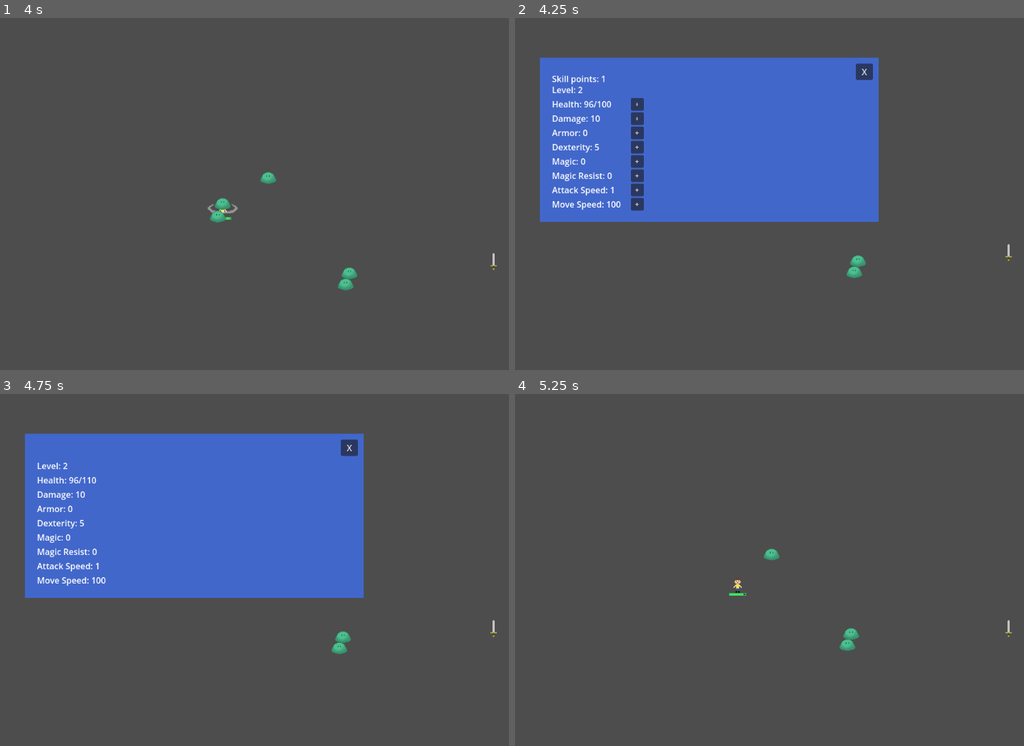
Above: before the commit, frames 1-4 (two rows, left to right).
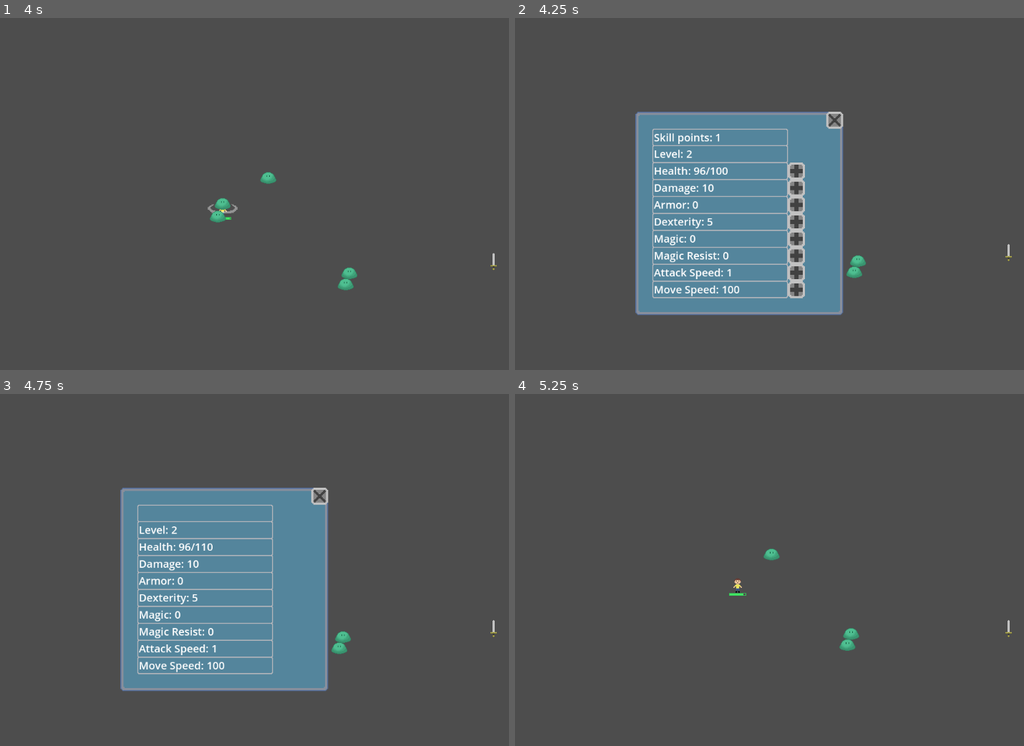
Above: after the commit, the same moments.

Repository: AlbertoAbrego/beta-eterna
Game: Godot game, scene res://Scenes/Main.tscn
Two runs of this game, one before a commit and one after it. Both use one fixed random seed, a clock stepped at 60 frames per second and the inputs below.
Inputs (mouse positions are in pixels of both pictures, inside the frame that each line leads up to; where the layout moved, square brackets give the same spot in the first picture):
- Up to frame 1 (4 s): hold W (up) 0.53-2.03 s; hold A (left) 2.03-3.53 s; hold S (down) from 3.53 s (still down)
- Up to frame 2 (4.25 s): keep holding S (down); tap I (inventory) at 4.15 s
- Up to frame 3 (4.75 s): release S (down) at 4.25 s; click (279, 545) [122, 482] at 4.25 s
- Up to frame 4 (5.25 s): click (835, 496) [866, 446] at 5 s

Frame 1 is identical in both runs. In frame 2, 42% of the frame differs, in the area x 4-72%, y 11-85%; in frame 3, 42%; in frame 4, nothing differs.

Commit message:
adding new sprites for inventory window

Diff:
--- a/Scenes/Main.tscn
+++ b/Scenes/Main.tscn
@@ -6,7 +6,10 @@
 [ext_resource type="Texture2D" uid="uid://b8e2otwh53jib" path="res://Sprites/sword.png" id="4_a6tgv"]
 [ext_resource type="Script" path="res://Scripts/enemies/enemy_spawner.gd" id="4_lvuys"]
 [ext_resource type="Script" path="res://Scripts/player/inventory_menu.gd" id="6_68vtk"]
+[ext_resource type="Texture2D" uid="uid://krk8daqptp60" path="res://Sprites/inventory.png" id="7_a4mv8"]
+[ext_resource type="Texture2D" uid="uid://brl2vxpmt07kn" path="res://Sprites/close_button.png" id="7_rofav"]
 [ext_resource type="Script" path="res://Scripts/player/pause_menu.gd" id="7_x32b5"]
+[ext_resource type="Texture2D" uid="uid://yqs7jeo4145t" path="res://Sprites/plus_button.png" id="8_06uyx"]
 [ext_resource type="Script" path="res://Scripts/player/dead_screen.gd" id="8_pl5uw"]
 
 [sub_resource type="NavigationPolygon" id="NavigationPolygon_r0xx5"]
@@ -16,11 +19,15 @@
 source_geometry_group_name = &"navigation_polygon_source_group"
 cell_size = 32.0
 
-[sub_resource type="Gradient" id="Gradient_50mf3"]
-colors = PackedColorArray(0.260348, 0.405368, 0.797837, 1, 0.258824, 0.403922, 0.796078, 1)
-
-[sub_resource type="GradientTexture2D" id="GradientTexture2D_cu8m6"]
-gradient = SubResource("Gradient_50mf3")
+[sub_resource type="StyleBoxEmpty" id="StyleBoxEmpty_t3wbo"]
+
+[sub_resource type="StyleBoxEmpty" id="StyleBoxEmpty_vs2xn"]
+
+[sub_resource type="StyleBoxEmpty" id="StyleBoxEmpty_0lysf"]
+
+[sub_resource type="StyleBoxEmpty" id="StyleBoxEmpty_t5k25"]
+
+[sub_resource type="StyleBoxEmpty" id="StyleBoxEmpty_k4hkq"]
 
 [sub_resource type="Gradient" id="Gradient_xjbby"]
 offsets = PackedFloat32Array(0)
@@ -32,7 +39,7 @@
 [node name="Main" type="Node2D"]
 
 [node name="NavigationRegion2D" type="NavigationRegion2D" parent="."]
-position = Vector2(477, 242)
+position = Vector2(478, 242)
 navigation_polygon = SubResource("NavigationPolygon_r0xx5")
 navigation_layers = 2
 
@@ -59,120 +66,182 @@
 script = ExtResource("1_q8t8p")
 
 [node name="Inventory" type="CanvasLayer" parent="GameManager"]
-visible = false
 script = ExtResource("6_68vtk")
 
 [node name="inventory_sprite" type="Sprite2D" parent="GameManager/Inventory"]
-position = Vector2(487, 230)
-scale = Vector2(9.98438, 4.84375)
-texture = SubResource("GradientTexture2D_cu8m6")
-
-[node name="skills_labels" type="VBoxContainer" parent="GameManager/Inventory"]
-offset_left = 190.0
-offset_top = 124.0
-offset_right = 350.0
-offset_bottom = 364.0
-
-[node name="level" type="RichTextLabel" parent="GameManager/Inventory/skills_labels"]
-layout_mode = 2
-text = "Level:
-"
-fit_content = true
-
-[node name="health" type="RichTextLabel" parent="GameManager/Inventory/skills_labels"]
-layout_mode = 2
-text = "Health:"
-fit_content = true
-
-[node name="damage" type="RichTextLabel" parent="GameManager/Inventory/skills_labels"]
-layout_mode = 2
-text = "Damage:"
-fit_content = true
-
-[node name="armor" type="RichTextLabel" parent="GameManager/Inventory/skills_labels"]
-layout_mode = 2
-text = "Armor:"
-fit_content = true
-
-[node name="dexterity" type="RichTextLabel" parent="GameManager/Inventory/skills_labels"]
-layout_mode = 2
-text = "Dexterity:"
-fit_content = true
-
-[node name="magic" type="RichTextLabel" parent="GameManager/Inventory/skills_labels"]
-layout_mode = 2
-text = "Magic:"
-fit_content = true
-
-[node name="magic_resist" type="RichTextLabel" parent="GameManager/Inventory/skills_labels"]
-layout_mode = 2
-text = "Magic Resist:"
-fit_content = true
-
-[node name="attack_speed" type="RichTextLabel" parent="GameManager/Inventory/skills_labels"]
-layout_mode = 2
-text = "Attack Speed:"
-fit_content = true
-
-[node name="move_speed" type="RichTextLabel" parent="GameManager/Inventory/skills_labels"]
-layout_mode = 2
-text = "Move Speed:"
-fit_content = true
-
-[node name="exit_inventory" type="Button" parent="GameManager/Inventory"]
-offset_left = 763.0
-offset_top = 86.0
-offset_right = 795.0
-offset_bottom = 117.0
-text = "X"
+position = Vector2(543, 369)
+texture = ExtResource("7_a4mv8")
 
 [node name="skill_points_label" type="RichTextLabel" parent="GameManager/Inventory"]
 visible = false
-offset_left = 190.0
-offset_top = 103.0
-offset_right = 320.0
-offset_bottom = 127.0
+offset_left = 382.0
+offset_top = 211.0
+offset_right = 605.0
+offset_bottom = 240.0
+theme_override_font_sizes/normal_font_size = 20
 text = "Skill points:"
+fit_content = true
+scroll_active = false
+
+[node name="skills_labels" type="VBoxContainer" parent="GameManager/Inventory"]
+offset_left = 382.0
+offset_top = 242.0
+offset_right = 605.0
+offset_bottom = 527.0
+
+[node name="level" type="RichTextLabel" parent="GameManager/Inventory/skills_labels"]
+layout_mode = 2
+theme_override_font_sizes/normal_font_size = 20
+text = "Level:"
+fit_content = true
+scroll_active = false
+
+[node name="health" type="RichTextLabel" parent="GameManager/Inventory/skills_labels"]
+layout_mode = 2
+theme_override_font_sizes/normal_font_size = 20
+text = "Health:"
+fit_content = true
+
+[node name="damage" type="RichTextLabel" parent="GameManager/Inventory/skills_labels"]
+layout_mode = 2
+theme_override_font_sizes/normal_font_size = 20
+text = "Damage:"
+fit_content = true
+
+[node name="armor" type="RichTextLabel" parent="GameManager/Inventory/skills_labels"]
+layout_mode = 2
+theme_override_font_sizes/normal_font_size = 20
+text = "Armor:"
+fit_content = true
+
+[node name="dexterity" type="RichTextLabel" parent="GameManager/Inventory/skills_labels"]
+layout_mode = 2
+theme_override_font_sizes/normal_font_size = 20
+text = "Dexterity:"
+fit_content = true
+
+[node name="magic" type="RichTextLabel" parent="GameManager/Inventory/skills_labels"]
+layout_mode = 2
+theme_override_font_sizes/normal_font_size = 20
+text = "Magic:"
+fit_content = true
+
+[node name="magic_resist" type="RichTextLabel" parent="GameManager/Inventory/skills_labels"]
+layout_mode = 2
+theme_override_font_sizes/normal_font_size = 20
+text = "Magic Resist:"
+fit_content = true
+
+[node name="attack_speed" type="RichTextLabel" parent="GameManager/Inventory/skills_labels"]
+layout_mode = 2
+theme_override_font_sizes/normal_font_size = 20
+text = "Attack Speed:"
+fit_content = true
+
+[node name="move_speed" type="RichTextLabel" parent="GameManager/Inventory/skills_labels"]
+layout_mode = 2
+theme_override_font_sizes/normal_font_size = 20
+text = "Move Speed:"
+fit_content = true
+
+[node name="exit_inventory" type="Button" parent="GameManager/Inventory"]
+offset_left = 707.0
+offset_top = 177.0
+offset_right = 739.0
+offset_bottom = 209.0
+theme_override_styles/normal = SubResource("StyleBoxEmpty_t3wbo")
+theme_override_styles/hover = SubResource("StyleBoxEmpty_vs2xn")
+theme_override_styles/pressed = SubResource("StyleBoxEmpty_0lysf")
+theme_override_styles/disabled = SubResource("StyleBoxEmpty_t5k25")
+theme_override_styles/focus = SubResource("StyleBoxEmpty_k4hkq")
+flat = true
+
+[node name="Sprite2D" type="Sprite2D" parent="GameManager/Inventory/exit_inventory"]
+position = Vector2(16, 16)
+texture = ExtResource("7_rofav")
 
 [node name="skill_points_buttons" type="VBoxContainer" parent="GameManager/Inventory"]
 visible = false
-offset_left = 339.0
-offset_top = 151.0
-offset_right = 370.0
-offset_bottom = 427.0
-scale = Vector2(0.77, 0.77)
+offset_left = 635.0
+offset_top = 273.0
+offset_right = 667.0
+offset_bottom = 529.0
+theme_override_constants/separation = 0
 
 [node name="health" type="Button" parent="GameManager/Inventory/skill_points_buttons"]
-layout_mode = 2
-text = "+"
+custom_minimum_size = Vector2(32, 32)
+layout_mode = 2
+theme_override_constants/h_separation = 0
+flat = true
+icon_alignment = 1
+
+[node name="Sprite2D" type="Sprite2D" parent="GameManager/Inventory/skill_points_buttons/health"]
+position = Vector2(16, 16)
+texture = ExtResource("8_06uyx")
 
 [node name="damage" type="Button" parent="GameManager/Inventory/skill_points_buttons"]
-layout_mode = 2
-text = "+"
+custom_minimum_size = Vector2(32, 32)
+layout_mode = 2
+flat = true
+icon_alignment = 1
+
+[node name="Sprite2D" type="Sprite2D" parent="GameManager/Inventory/skill_points_buttons/damage"]
+position = Vector2(16, 16)
+texture = ExtResource("8_06uyx")
 
 [node name="armor" type="Button" parent="GameManager/Inventory/skill_points_buttons"]
-layout_mode = 2
-text = "+"
+custom_minimum_size = Vector2(32, 32)
+layout_mode = 2
+flat = true
+
+[node name="Sprite2D" type="Sprite2D" parent="GameManager/Inventory/skill_points_buttons/armor"]
+position = Vector2(16, 16)
+texture = ExtResource("8_06uyx")
 
 [node name="dexterity" type="Button" parent="GameManager/Inventory/skill_points_buttons"]
-layout_mode = 2
-text = "+"
+custom_minimum_size = Vector2(32, 32)
+layout_mode = 2
+flat = true
+
+[node name="Sprite2D" type="Sprite2D" parent="GameManager/Inventory/skill_points_buttons/dexterity"]
+position = Vector2(16, 16)
+texture = ExtResource("8_06uyx")
 
 [node name="magic" type="Button" parent="GameManager/Inventory/skill_points_buttons"]
-layout_mode = 2
-text = "+"
+custom_minimum_size = Vector2(32, 32)
+layout_mode = 2
+flat = true
+
+[node name="Sprite2D" type="Sprite2D" parent="GameManager/Inventory/skill_points_buttons/magic"]
+position = Vector2(16, 16)
+texture = ExtResource("8_06uyx")
 
 [node name="magic_resist" type="Button" parent="GameManager/Inventory/skill_points_buttons"]
-layout_mode = 2
-text = "+"
+custom_minimum_size = Vector2(32, 32)
+layout_mode = 2
+flat = true
+
+[node name="Sprite2D" type="Sprite2D" parent="GameManager/Inventory/skill_points_buttons/magic_resist"]
+position = Vector2(16, 16)
+texture = ExtResource("8_06uyx")
 
 [node name="attack_speed" type="Button" parent="GameManager/Inventory/skill_points_buttons"]
-layout_mode = 2
-text = "+"
+custom_minimum_size = Vector2(32, 32)
+layout_mode = 2
+flat = true
+
+[node name="Sprite2D" type="Sprite2D" parent="GameManager/Inventory/skill_points_buttons/attack_speed"]
+position = Vector2(16, 16)
+texture = ExtResource("8_06uyx")
 
 [node name="move_speed" type="Button" parent="GameManager/Inventory/skill_points_buttons"]
-layout_mode = 2
-text = "+"
+custom_minimum_size = Vector2(32, 32)
+layout_mode = 2
+flat = true
+
+[node name="Sprite2D" type="Sprite2D" parent="GameManager/Inventory/skill_points_buttons/move_speed"]
+position = Vector2(16, 16)
+texture = ExtResource("8_06uyx")
 
 [node name="Pause" type="CanvasLayer" parent="GameManager"]
 visible = false
--- a/Scripts/player/player_control.gd
+++ b/Scripts/player/player_control.gd
@@ -146,7 +146,7 @@
 		_hide_skill_points()
 
 func _hide_skill_points():
-	skill_points_label.visible = false
+	skill_points_label.text = ""
 	skill_points_buttons.visible = false
 
 func _on_skill_point_added(button_name):
Not shown: 1 places in Scenes/Main.tscn that only renumber resources
Binary file added: Sprites/close_button.png
Not shown, added: Sprites/close_button.png.import
Binary file added: Sprites/inventory.png
Not shown, added: Sprites/inventory.png.import
Binary file added: Sprites/plus_button.png
Not shown, added: Sprites/plus_button.png.import
